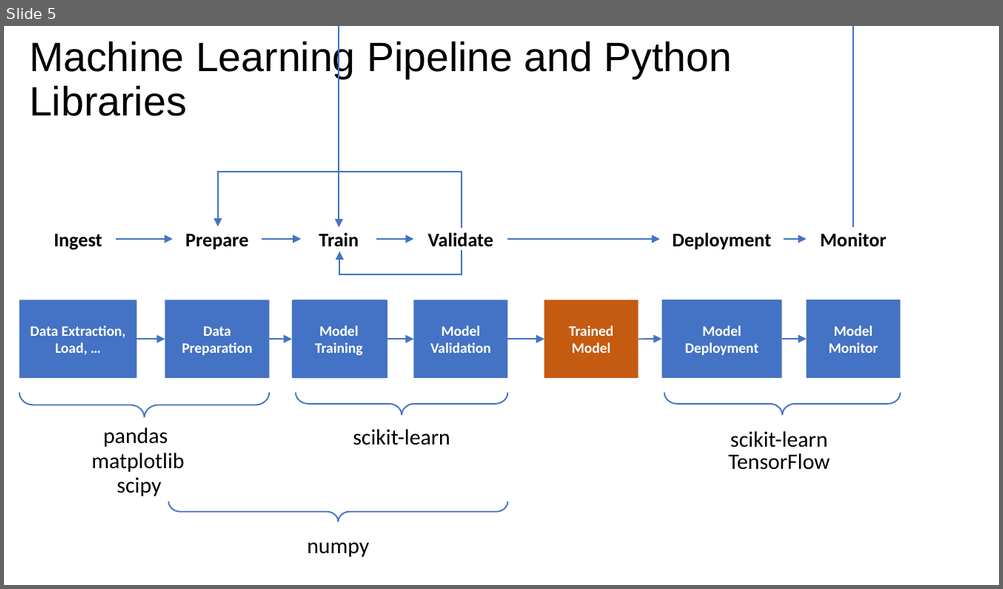
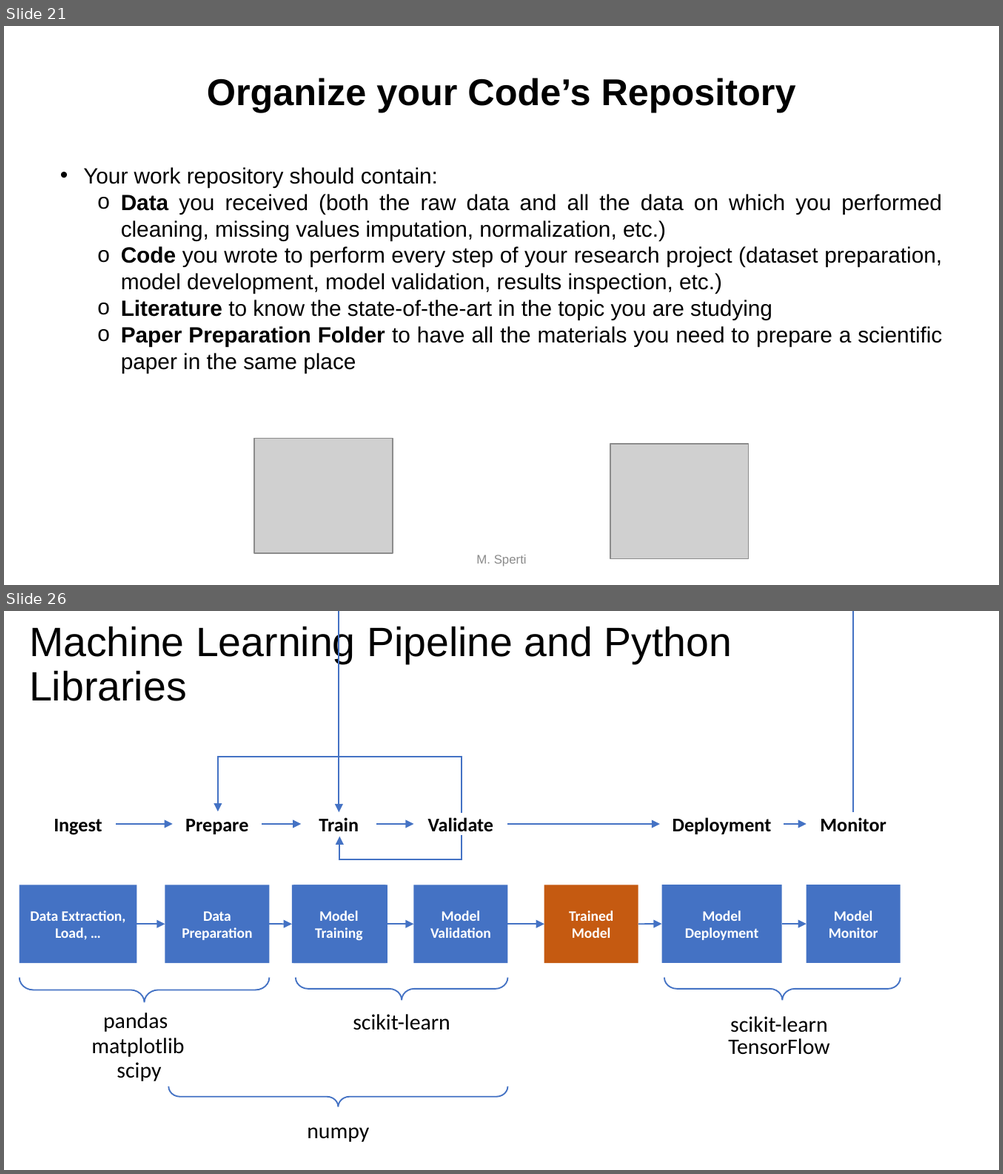
Before and after one commit to toelt-llc/MSCA-ITN-PARENT, a slide deck: DETERMINED2022/Python and scikit-learn/DETERMINED2022-toelt-Introduction Python and Scikit-learn.pptx. Shown one above the other, each under a label of ours: slide 5 before the commit, slides 21 and 26 after it; the slides between them are not shown. The pictures are 1003x589 and 1003x1174 pixels, drawn with LibreOffice and Linux fonts; fonts in the diff are those of the drawing; grey boxes stand for pictures; background and template pictures are left out. Boxes give left, top, right and bottom in pixels: in the first picture for what was removed or moved away, otherwise in the second. Text is boxed around its words. In the diff, an @@ line names an element or a change of style, - is before the commit and + after.

```diff
--- a/DETERMINED2022/Python and scikit-learn/DETERMINED2022-toelt-Introduction Python and Scikit-learn.pptx
+++ b/DETERMINED2022/Python and scikit-learn/DETERMINED2022-toelt-Introduction Python and Scikit-learn.pptx
@@ slide 21 added at box(4, 26, 999, 585), background #FFFFFF @@
@@ text added at box(207, 78, 796, 113), 27 pt, text #000000, bold @@
+Organize your Code’s Repository
@@ text added at box(83, 167, 942, 373), 16 pt, text #000000 @@
+• Your work repository should contain:
+  o Data you received (both the raw data and all the data on which you performed cleaning, missing values imputation, normalization, etc.)
+  o Code you wrote to perform every step of your research project (dataset preparation, model development, model validation, results inspection, etc.)
+  o Literature to know the state-of-the-art in the topic you are studying
+  o Paper Preparation Folder to have all the materials you need to prepare a scientific paper in the same place
@@ picture added at box(255, 439, 393, 554) @@
@@ picture added at box(609, 445, 748, 560) @@
@@ text added at box(476, 555, 526, 567), 9 pt, text #8C8C8C @@
+M. Sperti
@@ what was slide 5 is now slide 26 @@
```
Also in this commit, not shown: 3 slides changed, 32 other slides added, 3 slides removed, 1 other file.
